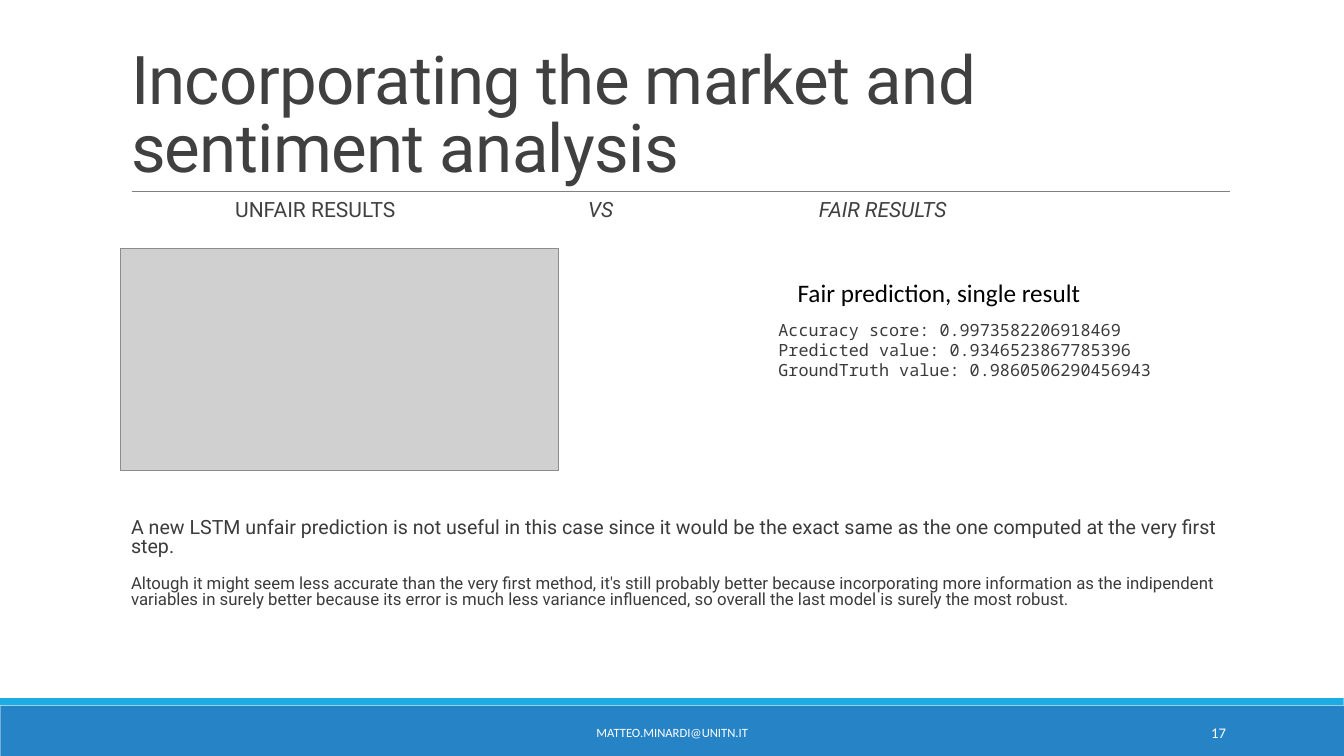
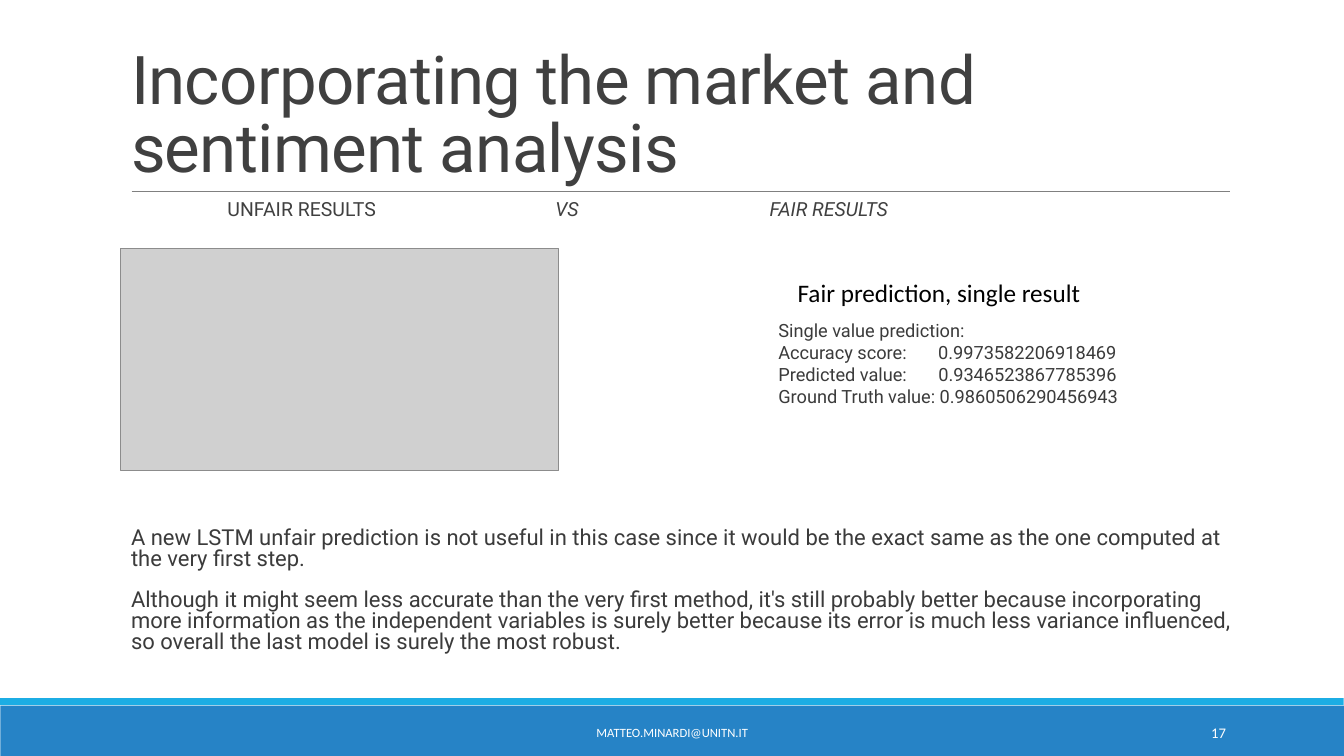
Before and after one commit to matteominardi/Futures-Contract-Pricing-Forecast-AI-for-finance, a slide deck: slide 17 of presentation.pptx. Drawn at 1344x756 pixels with LibreOffice and Linux fonts; fonts in the diff are those of the drawing; grey boxes stand for pictures. Boxes give left, top, right and bottom in pixels: in the first picture for what was removed or moved away, otherwise in the second. Text is boxed around its words. In the diff, an @@ line names an element or a change of style, - is before the commit and + after.

```diff
--- a/presentation.pptx
+++ b/presentation.pptx
@@ text at box(131, 202, 1220, 571): size 15 to 13.9 pt in "UNFAIR RESULTS VS FAIR RESULTS"; size 14 to 15.7 pt in "A new LSTM unfair prediction is not ..." @@
@@ text at box(778, 323, 1118, 403): text changed; size 12 to 13 pt; font Noto Sans Mono to Roboto @@
-Accuracy score: 0.9973582206918469 Predicted value: 0.9346523867785396 GroundTruth value: 0.9860506290456943
+Single value prediction:
+Accuracy score: 0.9973582206918469
+Predicted value: 0.9346523867785396
+Ground Truth value: 0.9860506290456943
@@ text at box(131, 590, 1230, 654): text changed; size 12 to 15.7 pt @@
-  Altough it might seem less accurate than the very first method, it's still probably better because incorporating more information as the indipendent variables in surely better because its error is much less variance influenced, so overall the last model is surely the most robust.
+  Although it might seem less accurate than the very first method, it's still probably better because incorporating more information as the independent variables is surely better because its error is much less variance influenced, so overall the last model is surely the most robust.
```
Also in this commit, not shown: 13 other slides changed, 2 other files.
